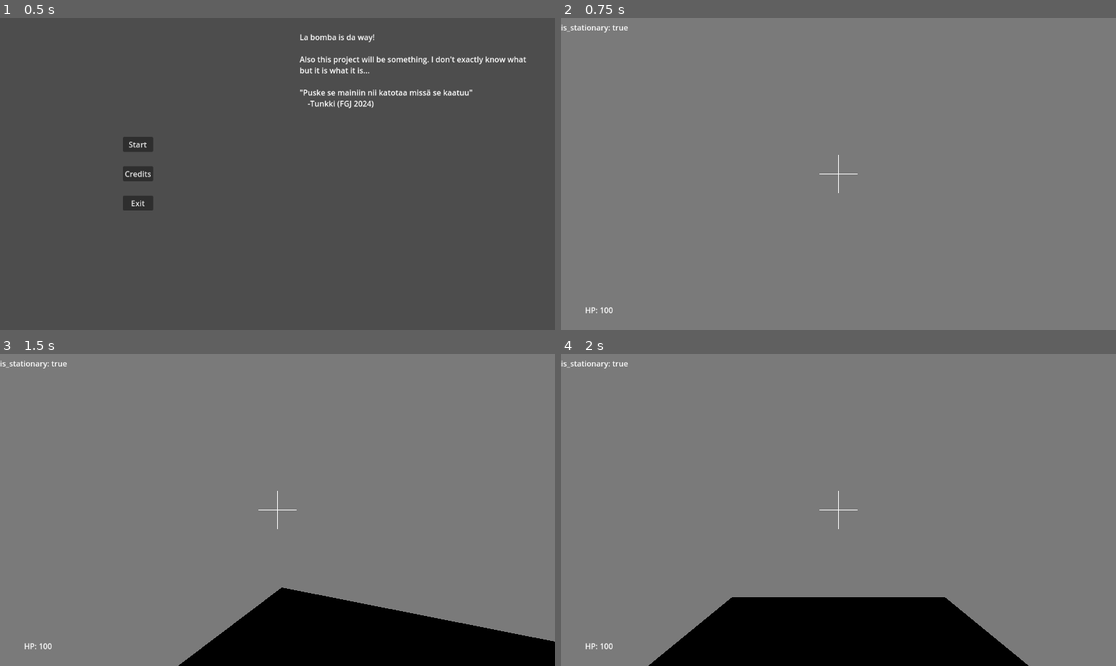
Above: before the commit, frames 1-4 (two rows, left to right).
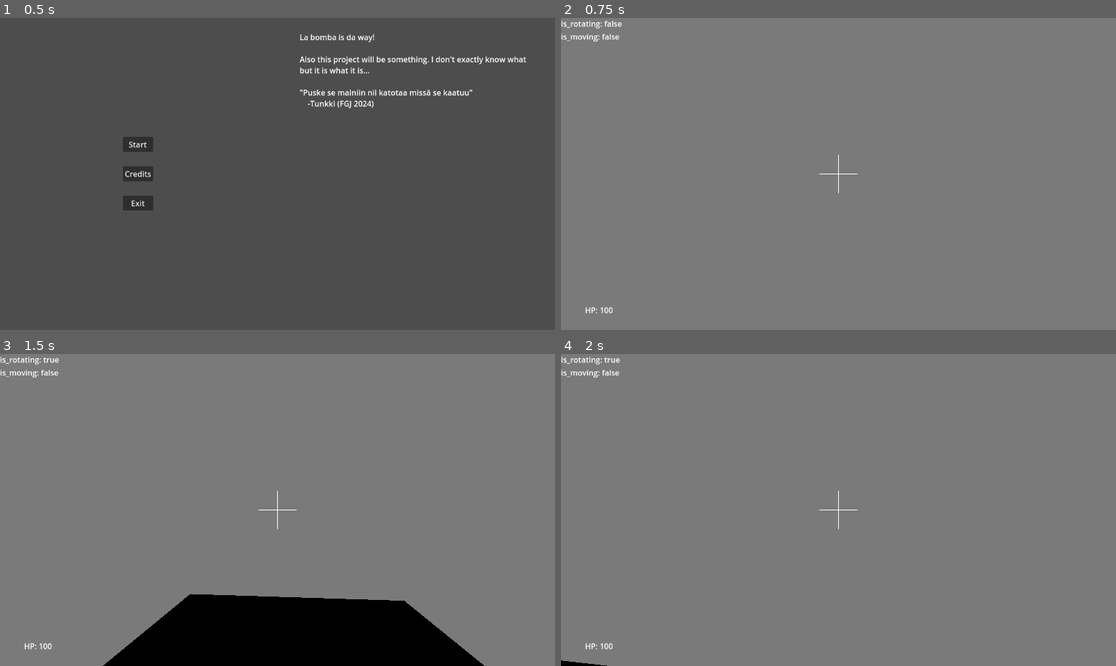
Above: after the commit, the same moments.

Repository: Lauri-Heiskanen/fgj_2025-quest-for-the-legendary-bubble-gum
Game: Godot game, scene res://scenet/MainMenu.tscn
The game is run twice, just before and just after one commit, with the same random seed, the same clock (stepped at 60 frames per second) and the same inputs.
Inputs (mouse positions are in pixels of both pictures, inside the frame that each line leads up to):
- Up to frame 1 (0.5 s): no input
- Up to frame 2 (0.75 s): click "Start" at 0.5 s
- Up to frame 3 (1.5 s): tap Enter (ui_accept) at 1.25 s; move the mouse to (399, 494) at 1.27 s; hold D (right) from 1.28 s (still down); click (399, 494) at 1.42 s
- Up to frame 4 (2 s): keep holding D (right); tap Enter (ui_accept) at 1.52 s

Frame 1 is identical in both runs. In frame 2, 0.3% of the frame differs, in the area x 0-13%, y 0-8%; in frame 3, 5.9%; in frame 4, 12%, in the area x 0-85%, y 0-100%.

Commit message:
turning works and began working on movement

Diff:
--- a/scenet/player_ui.tscn
+++ b/scenet/player_ui.tscn
@@ -49,5 +49,11 @@
 offset_right = 40.0
 offset_bottom = 40.0
 
-[node name="is_stationary" type="Label" parent="MarginContainer2"]
+[node name="VBoxContainer" type="VBoxContainer" parent="MarginContainer2"]
 layout_mode = 2
+
+[node name="is_rotating" type="Label" parent="MarginContainer2/VBoxContainer"]
+layout_mode = 2
+
+[node name="is_moving" type="Label" parent="MarginContainer2/VBoxContainer"]
+layout_mode = 2
--- a/scripts/player.gd
+++ b/scripts/player.gd
@@ -7,9 +7,12 @@
 @onready var head : MeshInstance3D = $Head
 @onready var cam_first : Camera3D = $Head/First
 
-var is_stationary = true
+var is_moving: bool = false
+var is_rotating: bool = false
 var delta_sum: float = 0
-var target_rot = Quaternion(transform.basis)
+
+var target_rot: Quaternion = Quaternion(transform.basis)
+var target_pos: Transform3D
 
 var motion : int = 0
 var turn : int = 0
@@ -21,41 +24,60 @@
 
 func _physics_process(delta: float) -> void:
 
-	if !is_stationary:
-		delta_sum += delta
+	if Input.is_action_pressed("forward"):
+		if !is_rotating && !is_moving:
+			if Quaternion(transform.basis) == Quaternion(0, 0, 0, 1).normalized(): # facing front
+				is_moving = true
+				delta_sum = 0
+				target_pos = transform
+			elif Quaternion(transform.basis) == Quaternion(0, 1, 0, 0).normalized(): # faciong back
+				is_moving = true
+				delta_sum = 0
+				target_pos = transform
+
+
+
+
+	elif Input.is_action_pressed("backward"):
+		if !is_rotating && !is_moving:
+			# is_moving = true
+			delta_sum = 0
+			print("backward")
+
+	elif Input.is_action_pressed("left"):
+		if !is_rotating && !is_moving:
+			is_rotating = true
+			delta_sum = 0
+			target_rot = (Quaternion(Vector3(0, 1, 0), deg_to_rad(90)).normalized() * Quaternion(transform.basis)).normalized()
+
+	elif Input.is_action_pressed("right"):
+		if !is_rotating && !is_moving:
+			is_rotating = true
+			delta_sum = 0
+			target_rot = (Quaternion(Vector3(0, -1, 0), deg_to_rad(90)).normalized() * Quaternion(transform.basis)).normalized()
+
+	if is_rotating:
+		delta_sum += delta * 2 # rotation speed multiplier
+		if delta_sum > 1:
+			delta_sum = 1
+	elif is_moving:
+		delta_sum += delta  # movement speed multiplier
 		if delta_sum > 1:
 			delta_sum = 1
 
-	if Input.is_action_pressed("forward"):
-		print("forward")
+	if is_rotating:
+		if delta_sum == 1:
+			transform.basis = Basis(target_rot)
+			is_rotating = false
+		elif delta_sum < 1:
+			transform.basis = Basis(Quaternion(transform.basis).slerp(target_rot, delta_sum))
 
-	elif Input.is_action_pressed("backward"):
-		print("backward")
-
-	elif Input.is_action_pressed("left"):
-		if is_stationary:
-			is_stationary = false
-			delta_sum = 0
-			target_rot = (Quaternion(transform.basis) * Quaternion(0, 1, 0, 1)).normalized()
-			print("Left")
-
-	elif Input.is_action_pressed("right"):
-		if is_stationary:
-			is_stationary = false
-			delta_sum = 0
-			target_rot = (Quaternion(transform.basis) * Quaternion(0, -1, 0, 1)).normalized()
-			print("Right")
-
-	transform.basis = Basis(Quaternion(transform.basis).slerp(target_rot, delta_sum))
-
-	if !is_stationary:
-		if target_rot == Quaternion(transform.basis):
-			is_stationary = true
-
-		else:
-			print(target_rot)
-			print(Quaternion(transform.basis))
-			print()
+	if is_moving:
+		if delta_sum == 1:
+			transform.basis = Basis(target_rot)
+			is_rotating = false
+		elif delta_sum < 1:
+			transform.basis = Basis(Quaternion(transform.basis).slerp(target_rot, delta_sum))
 
 
 	move_and_slide()
--- a/scripts/player_ui.gd
+++ b/scripts/player_ui.gd
@@ -3,17 +3,19 @@
 var health : int = 100
 
 @onready var lbl_hp : Label = $MarginContainer/Health
-@onready var lbl_player_stationary : Label = $MarginContainer2/is_stationary
+@onready var lbl_player_is_rotating : Label = $MarginContainer2/VBoxContainer/is_rotating
+@onready var lbl_player_is_moving : Label = $MarginContainer2/VBoxContainer/is_moving
 
 
 # Called when the node enters the scene tree for the first time.
 func _ready() -> void:
 	lbl_hp.text = "HP: " + str(health)
-	lbl_player_stationary = $MarginContainer2/is_stationary
-	lbl_player_stationary.text = "is_stationary: " + str(get_parent().is_stationary)
-
-
+	lbl_player_is_rotating = $MarginContainer2/VBoxContainer/is_rotating
+	lbl_player_is_rotating.text = "is_rotating: " + str(get_parent().is_rotating)
+	lbl_player_is_moving = $MarginContainer2/VBoxContainer/is_moving
+	lbl_player_is_moving.text = "is_moving: " + str(get_parent().is_moving)
 
 # Called every frame. 'delta' is the elapsed time since the previous frame.
 func _process(delta: float) -> void:
-	pass
+	lbl_player_is_rotating.text = "is_rotating: " + str(get_parent().is_rotating)
+	lbl_player_is_moving.text = "is_moving: " + str(get_parent().is_moving)
Not shown, added: scenet/pla5B13.tmp
Not shown, added: scenet/pla7504.tmp
Not shown, added: scenet/plaA44A.tmp
Not shown, added: scenet/plaCDB5.tmp
